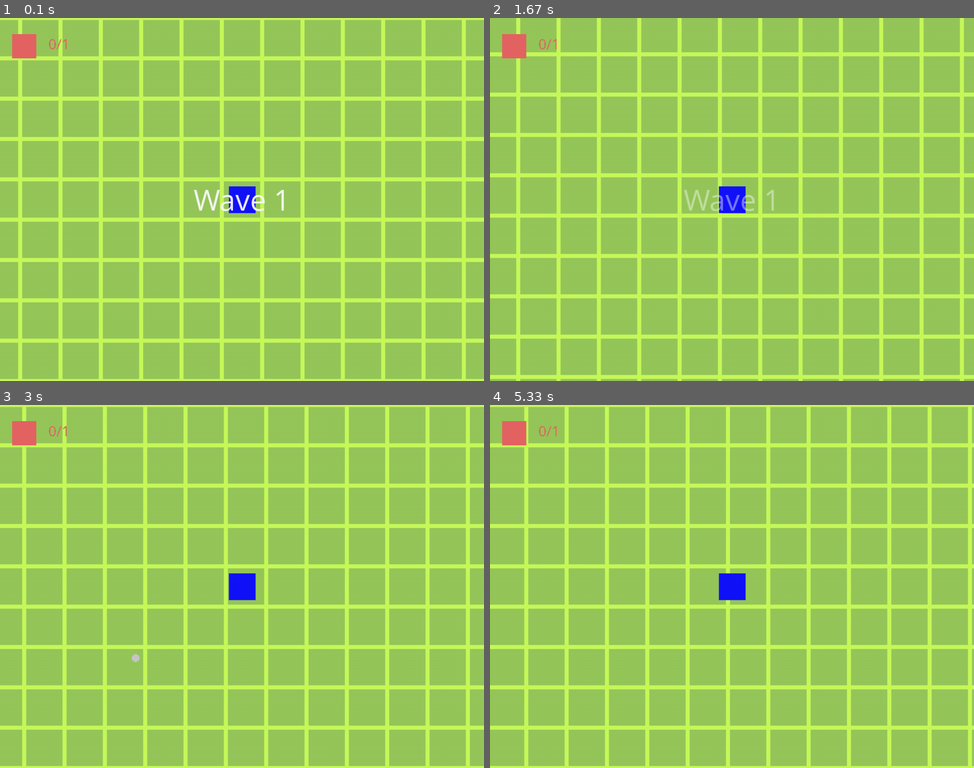
Above: before the commit, frames 1-4 (two rows, left to right).
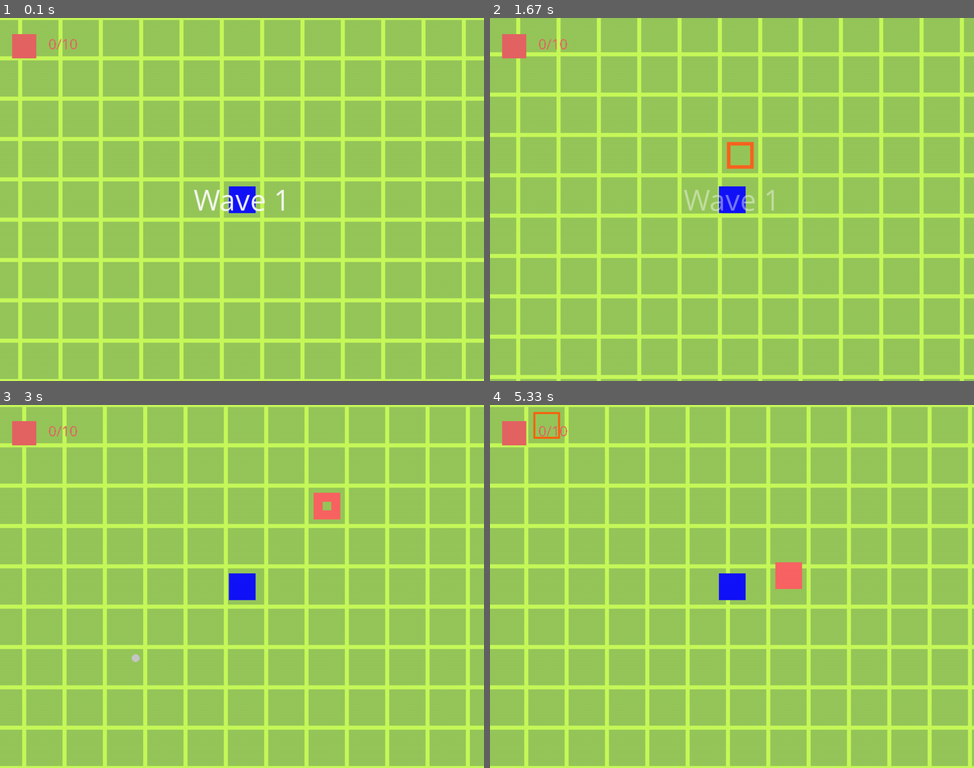
Above: after the commit, the same moments.

Repository: Hariokl/Pygame-2023
Game: pygame game, started from main.py
The game is run twice, just before and just after one commit, with the same random seed, the same clock (stepped at 60 frames per second) and the same inputs.
Inputs (mouse positions are in pixels of both pictures, inside the frame that each line leads up to):
- Up to frame 1 (0.1 s): no input
- Up to frame 2 (1.67 s): hold D 0.33-0.8 s; hold W 0.83-1.13 s; hold D 1.17-1.63 s
- Up to frame 3 (3 s): hold A 1.67-2.2 s; click (222, 601) at 2.28 s; hold S 2.57-2.87 s; move the mouse to (396, 575) at 2.6 s; hold A from 2.9 s (still down)
- Up to frame 4 (5.33 s): release A at 3.3 s; hold W 3.33-3.7 s; hold D 3.73-4.37 s; hold S 4.4-4.77 s; hold A 4.8-5.27 s; hold D from 5.3 s (still down)

The runs differ from the first frame. In frame 1, less than 0.1% of the frame differs, in the area x 14-16%, y 5-9%; in frame 2, 0.2%; in frame 3, 0.4%; in frame 4, 0.6%, in the area x 8-65%, y 1-51%.

Commit message:
Solved some minor problems

Diff:
--- a/levels.py
+++ b/levels.py
@@ -15,7 +15,7 @@
         self.time = 0
 
         self.spawn_rate = 0.1
-        self.max_number_of_monsters_per_wave = 1
+        self.max_number_of_monsters_per_wave = 10
         self.number_of_monsters_per_wave = 0
         self.number_of_killed = 0
         self.number_of_kills = 100
